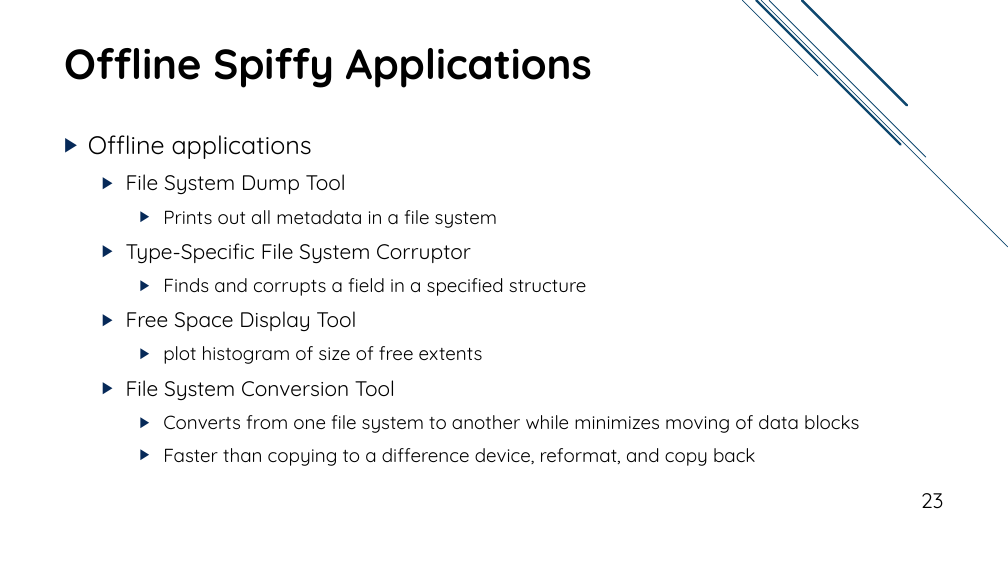
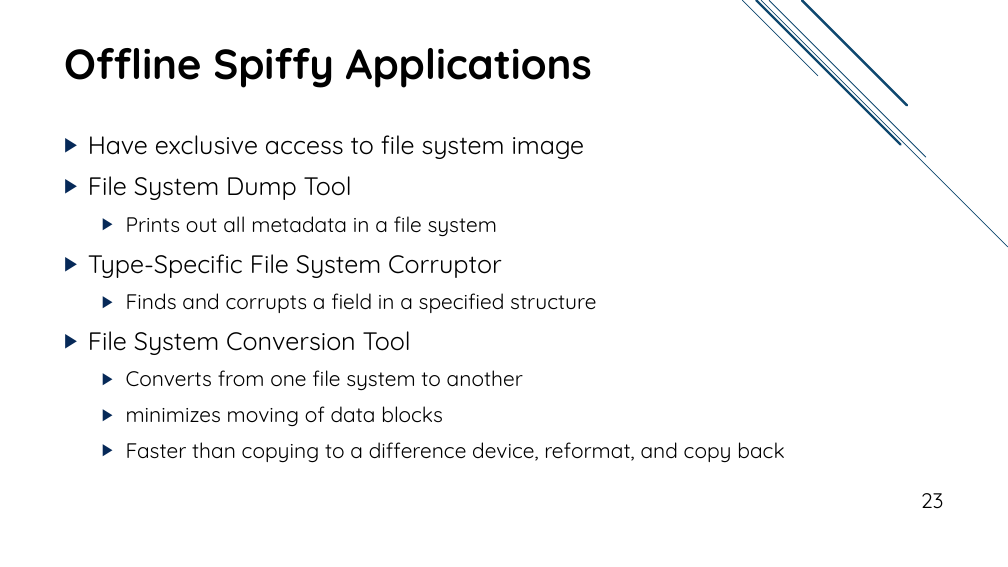
Before and after one commit to jacksun007/spiffy-paper, a slide deck: slide 23 of talk/spiffy_talk.pptx. Drawn at 1008x567 pixels with LibreOffice and Linux fonts; fonts in the diff are those of the drawing. Boxes give left, top, right and bottom in pixels: in the first picture for what was removed or moved away, otherwise in the second. Text is boxed around its words. In the diff, an @@ line names an element or a change of style, - is before the commit and + after.

```diff
--- a/talk/spiffy_talk.pptx
+++ b/talk/spiffy_talk.pptx
@@ text at (88,135,585,159): text changed @@
-▶ Offline applications
+▶ Have exclusive access to file system image
@@ text at (88,176,784,463): size 20 to 24 pt in "File System Dump Tool", "Type-Specific File System Corruptor", "File System Conversion Tool"; size 18 to 20 pt in "Prints out all metadata in a file ...", "Finds and corrupts a field in a ...", "Faster than copying to a difference device, ..."; list level 2 to 1 in "File System Dump Tool"; list level 3 to 2 in "Prints out all metadata in ..."; list level 2 to 1 in "Type-Specific File System Corruptor"; list level 3 to 2 in "Finds and corrupts a field ..."; list level 2 to 1 in "File System Conversion Tool"; list level 3 to 2 in "Faster than copying to a ..." @@
@@ text at (126,311,483,364): paragraphs removed @@
-  ▶ Free Space Display Tool
-    ▶ plot histogram of size of free extents
@@ text at (126,370,523,427): text changed; size 18 to 20 pt @@
-    ▶ Converts from one file system to another while minimizes moving of data blocks
+  ▶ Converts from one file system to another
+  ▶ minimizes moving of data blocks
```
Also in this commit, not shown: 12 other slides changed.
